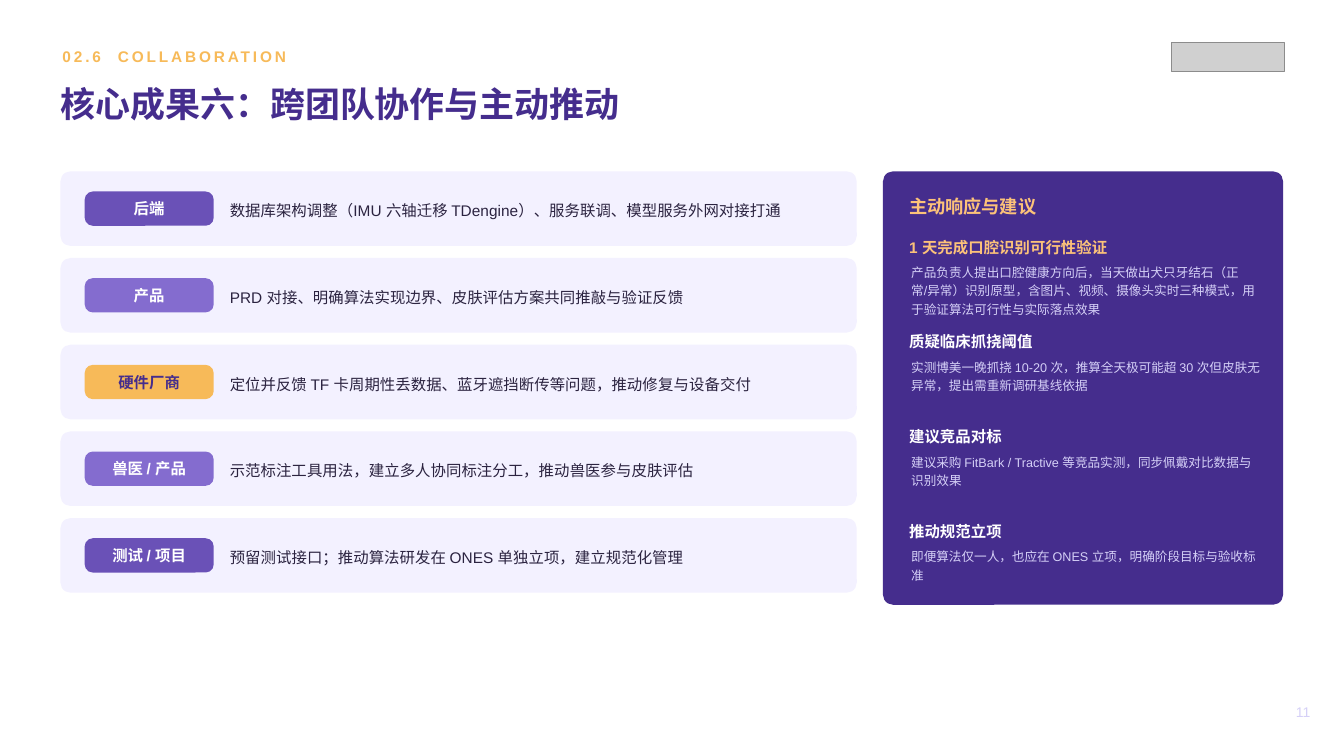
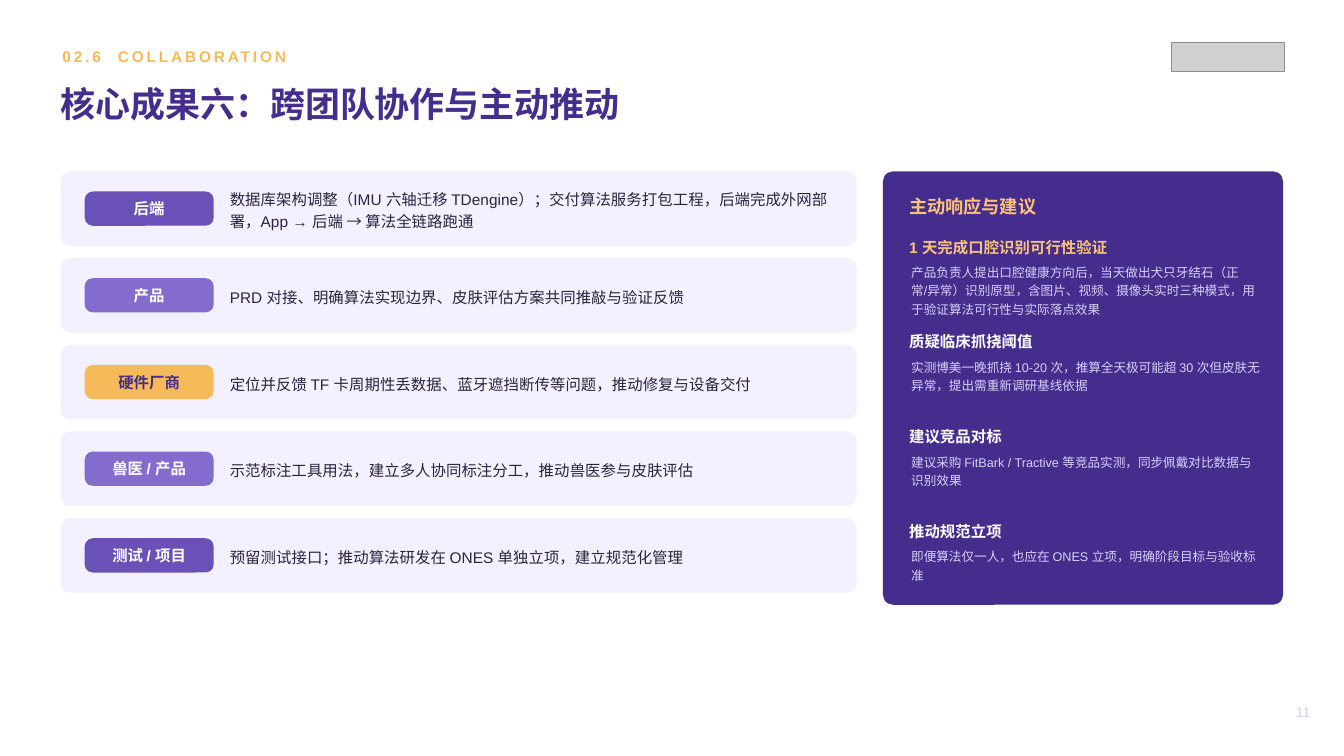
Before and after one commit to zhuyetuo/workplace_soft_skills, a slide deck: slide 11 of 转正述职/转正述职报告-朱业拓.pptx. Drawn at 1344x756 pixels with LibreOffice and Linux fonts; fonts in the diff are those of the drawing; grey boxes stand for pictures. Boxes give left, top, right and bottom in pixels: in the first picture for what was removed or moved away, otherwise in the second. Text is boxed around its words. In the diff, an @@ line names an element or a change of style, - is before the commit and + after.

```diff
--- a/转正述职/转正述职报告-朱业拓.pptx
+++ b/转正述职/转正述职报告-朱业拓.pptx
@@ text at [230, 192, 827, 230]: text changed @@
-数据库架构调整（IMU 六轴迁移 TDengine）、服务联调、模型服务外网对接打通
+数据库架构调整（IMU 六轴迁移 TDengine）；交付算法服务打包工程，后端完成外网部署，App → 后端 → 算法全链路跑通
```
Also in this commit, not shown: 1 other slide changed, 1 other file.
